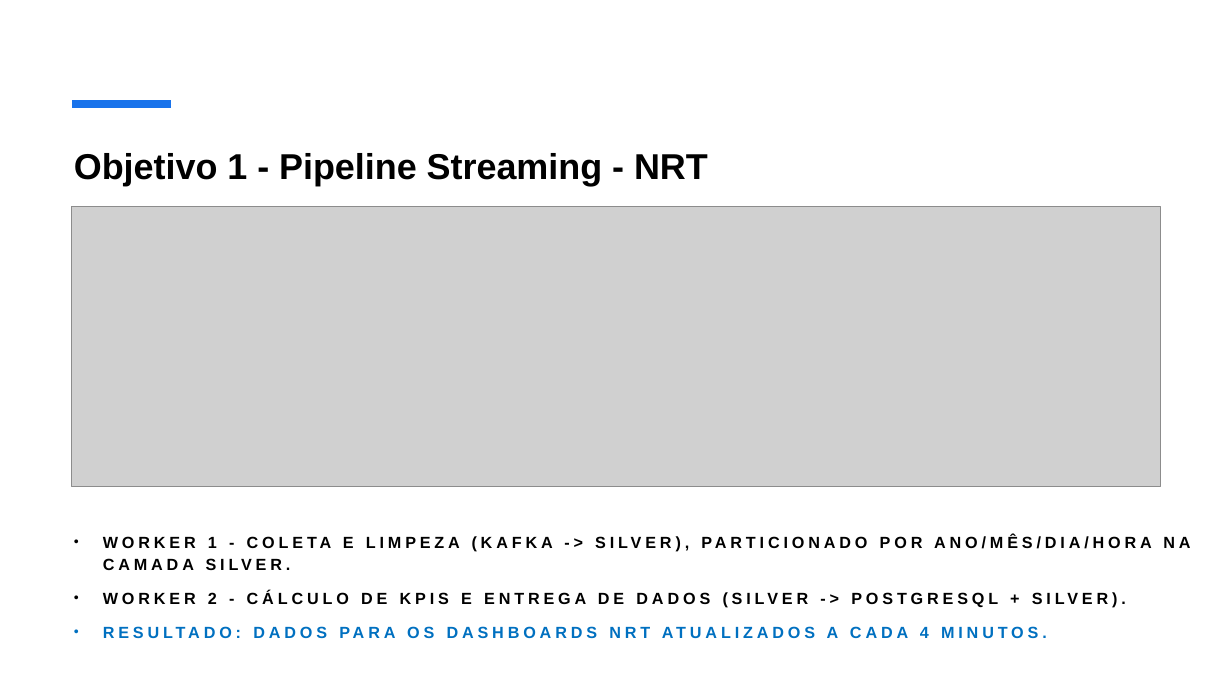
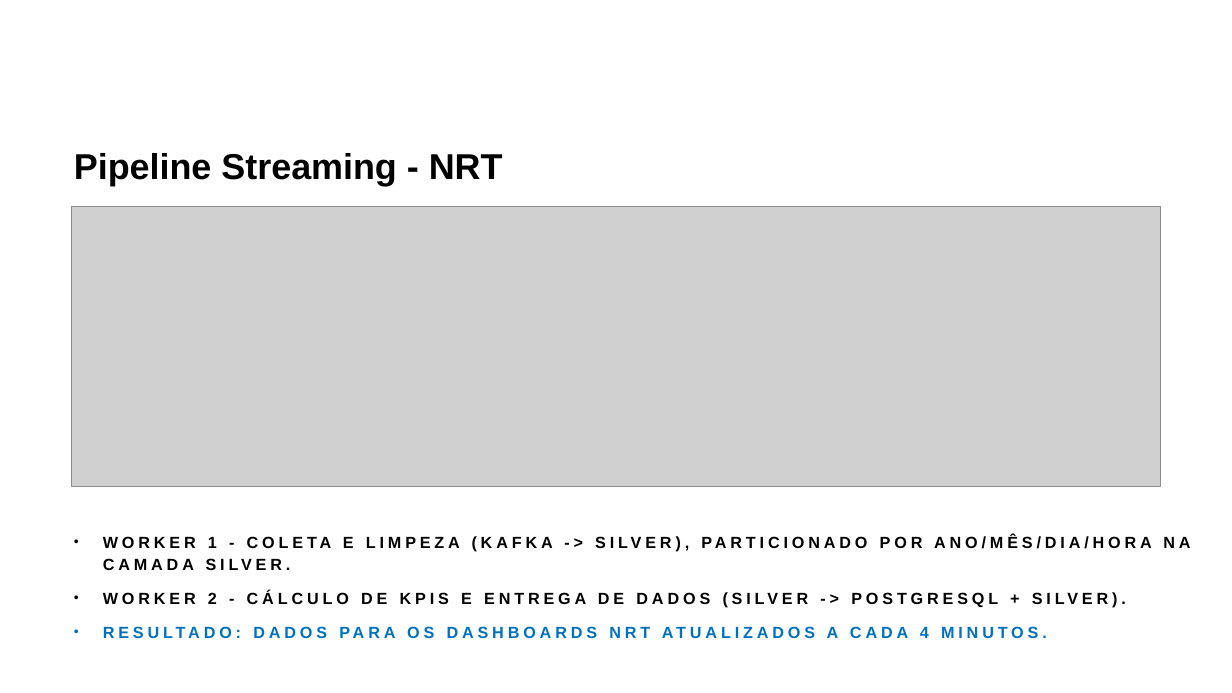
Before and after one commit to guilhermepepa/FIA-Projeto-Final, a slide deck: slide 6 of documentacoes/Apresentação_Projeto_Final.pptx (slide 5 before the commit). Drawn at 1232x693 pixels with LibreOffice and Linux fonts; fonts in the diff are those of the drawing; grey boxes stand for pictures. Boxes give left, top, right and bottom in pixels: in the first picture for what was removed or moved away, otherwise in the second. Text is boxed around its words. In the diff, an @@ line names an element or a change of style, - is before the commit and + after.

Commit message:
alteração ppt + Mudaança end line sequence de CRLF para LF

```diff
--- a/documentacoes/Apresentação_Projeto_Final.pptx
+++ b/documentacoes/Apresentação_Projeto_Final.pptx
@@ line removed from (72, 104) to (171, 104) @@
@@ title at (74,153,503,186): text changed @@
-Objetivo 1 - Pipeline Streaming - NRT
+Pipeline Streaming - NRT
```
Also in this commit, not shown: 8 other slides changed, 4 slides added, 3 slides removed, 1 other file.
